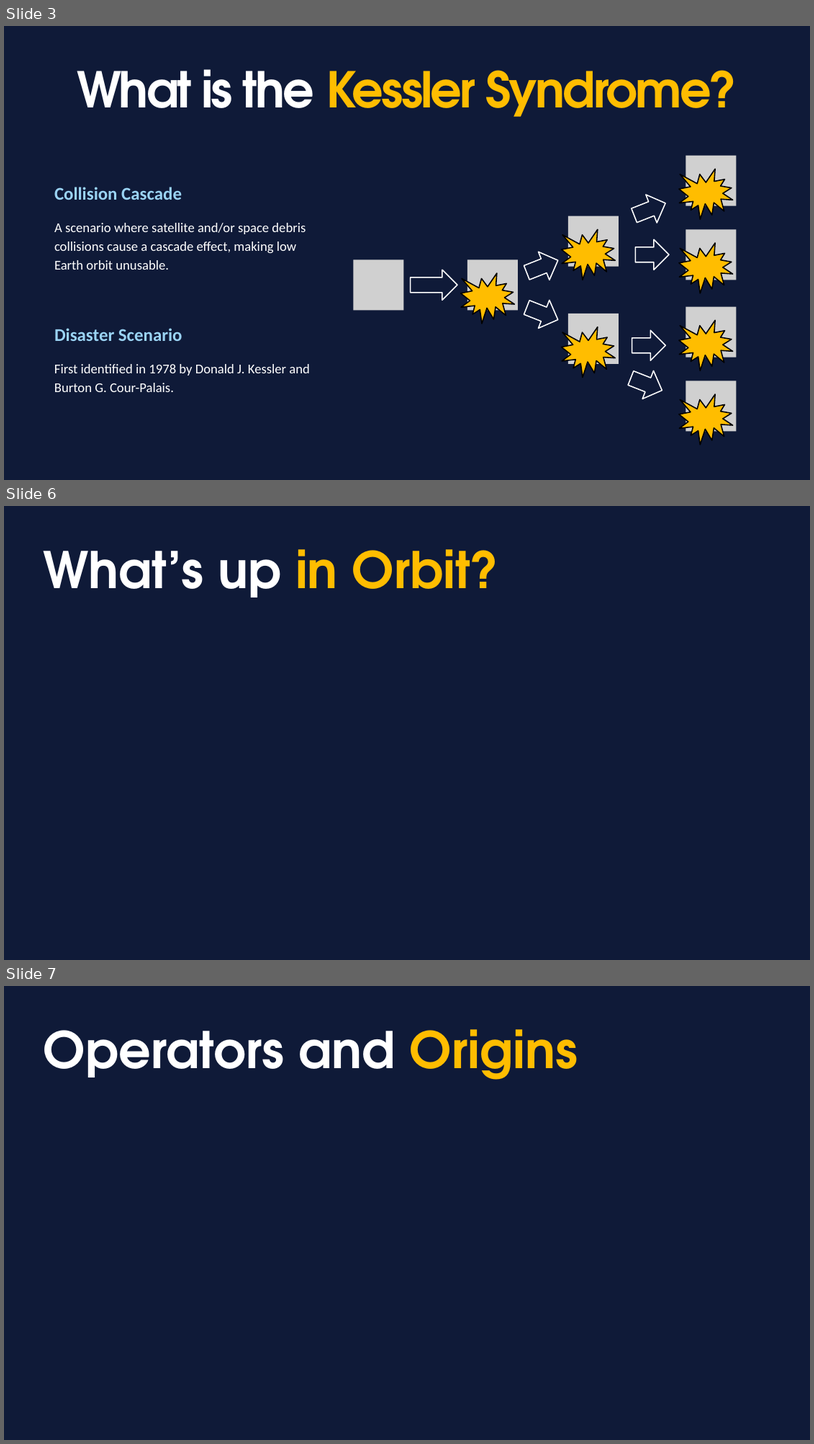
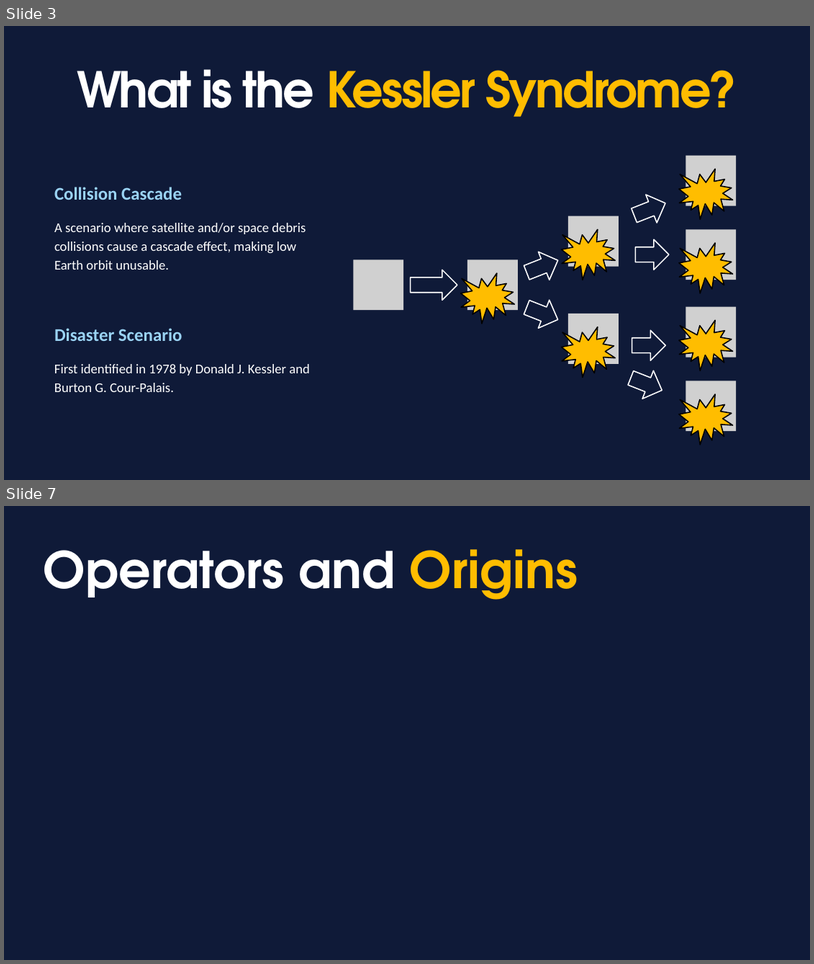
Before and after one commit to daemonchild/cardiffmet-dat5001-visualisation-of-data, a slide deck: assessment/presentation/From Launch to Litter Orbital Overload.pptx. Shown one above the other, each under a label of ours: slides 3, 6 and 7 before the commit, slides 3 and 7 after it; the slides between them are not shown. The pictures are 814x1444 and 814x964 pixels, drawn with LibreOffice and Linux fonts; fonts in the diff are those of the drawing; grey boxes stand for pictures. Boxes give left, top, right and bottom in pixels: in the first picture for what was removed or moved away, otherwise in the second. Text is boxed around its words. In the diff, an @@ line names an element or a change of style, - is before the commit and + after.

```diff
--- a/assessment/presentation/From Launch to Litter Orbital Overload.pptx
+++ b/assessment/presentation/From Launch to Litter Orbital Overload.pptx
@@ slide 6 removed at (4, 506, 810, 960), background #0F1A38 @@
@@ text removed at (43, 549, 499, 597) @@
-What’s up in Orbit?
```
Also in this commit, not shown: 6 slides changed, 8 other files.
